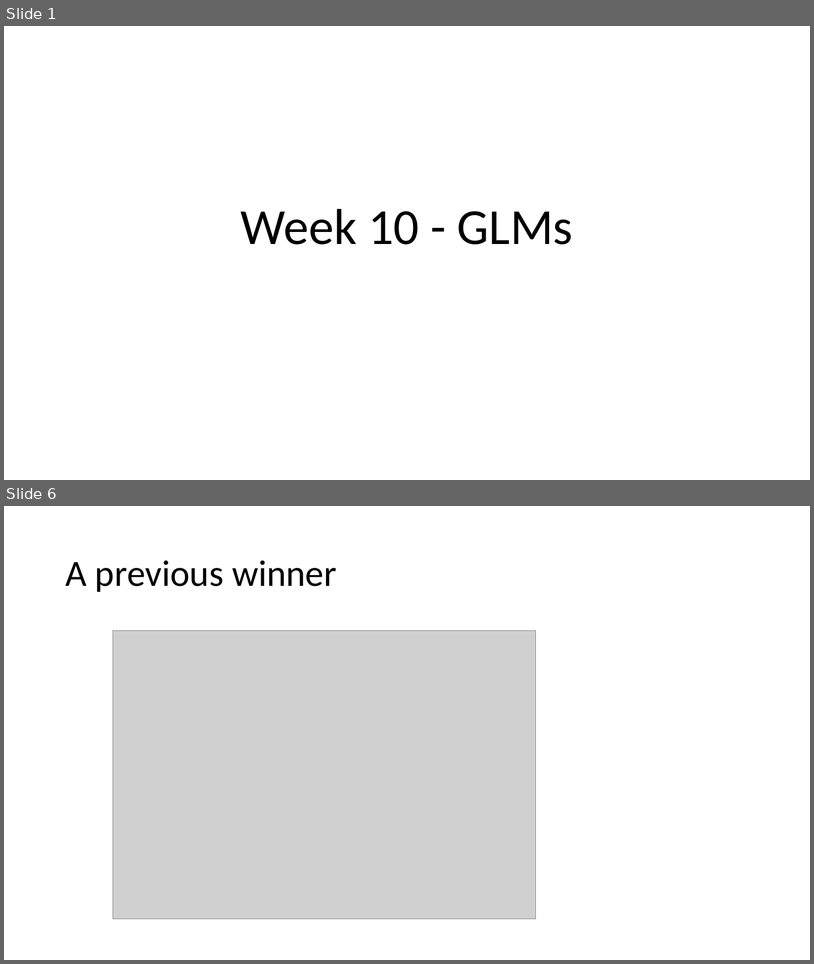
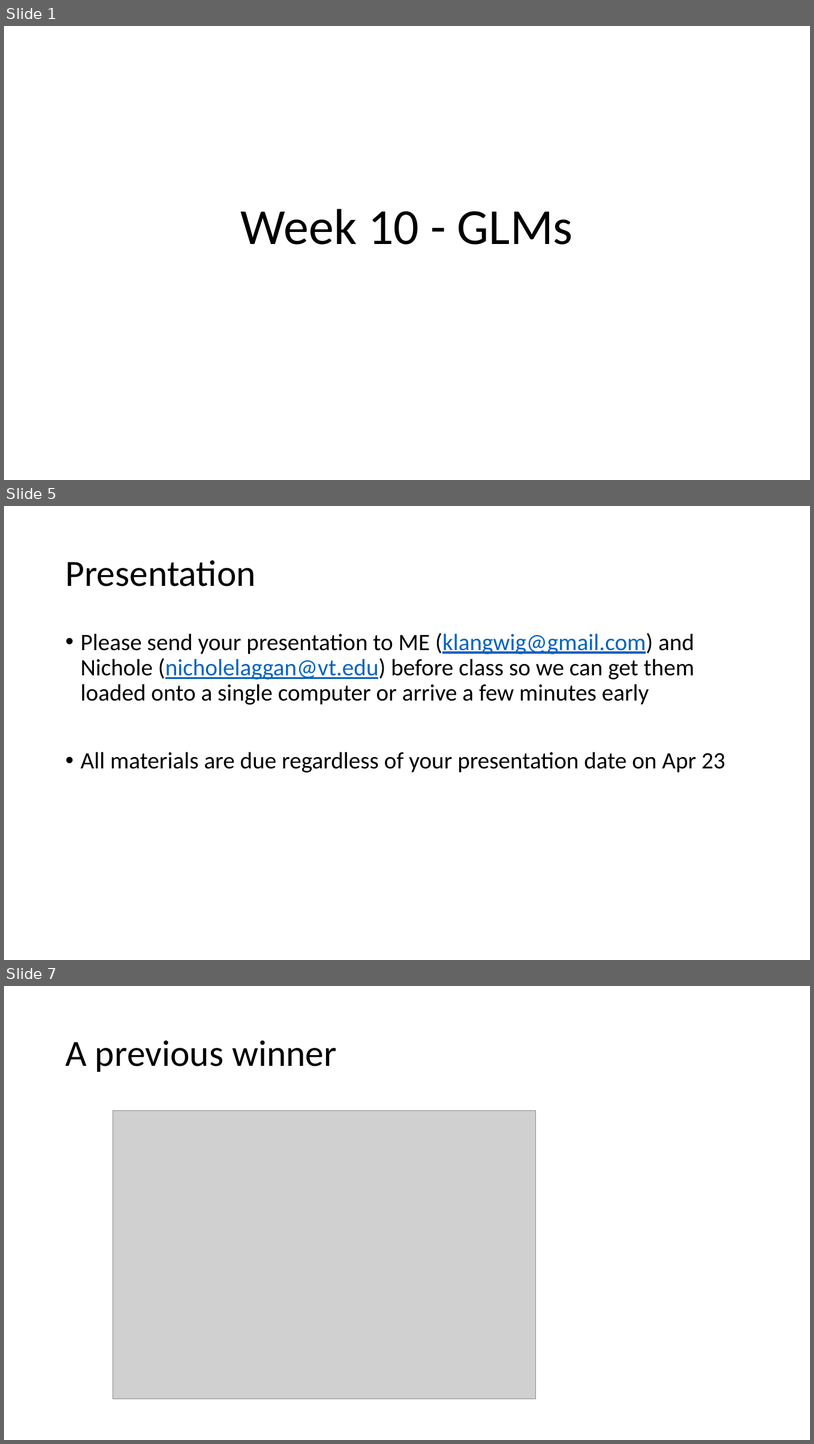
Before and after one commit to VTQuantMethodsEEB/klangwig, a slide deck: lectures/week_10_glms/le10_glms.pptx. Shown one above the other, each under a label of ours: slides 1 and 6 before the commit, slides 1, 5 and 7 after it; the slides between them are not shown. The pictures are 814x964 and 814x1444 pixels, drawn with LibreOffice and Linux fonts; fonts in the diff are those of the drawing; grey boxes stand for pictures. Boxes give left, top, right and bottom in pixels: in the first picture for what was removed or moved away, otherwise in the second. Text is boxed around its words. In the diff, an @@ line names an element or a change of style, - is before the commit and + after.

```diff
--- a/lectures/week_10_glms/le10_glms.pptx
+++ b/lectures/week_10_glms/le10_glms.pptx
@@ slide 5 added at [4,506,810,960], background #FFFFFF @@
@@ title added at [65,560,256,586], 44 pt, text #000000 @@
+Presentation
@@ text added at [81,633,726,772], 28 pt, text #000000 @@
+• Please send your presentation to ME (klangwig@gmail.com) and Nichole (nicholelaggan@vt.edu) before class so we can get them loaded onto a single computer or arrive a few minutes early
+• All materials are due regardless of your presentation date on Apr 23
@@ what was slide 6 is now slide 7 @@
```
Also in this commit, not shown: 6 slides changed, 2 other slides added, 2 other files.
